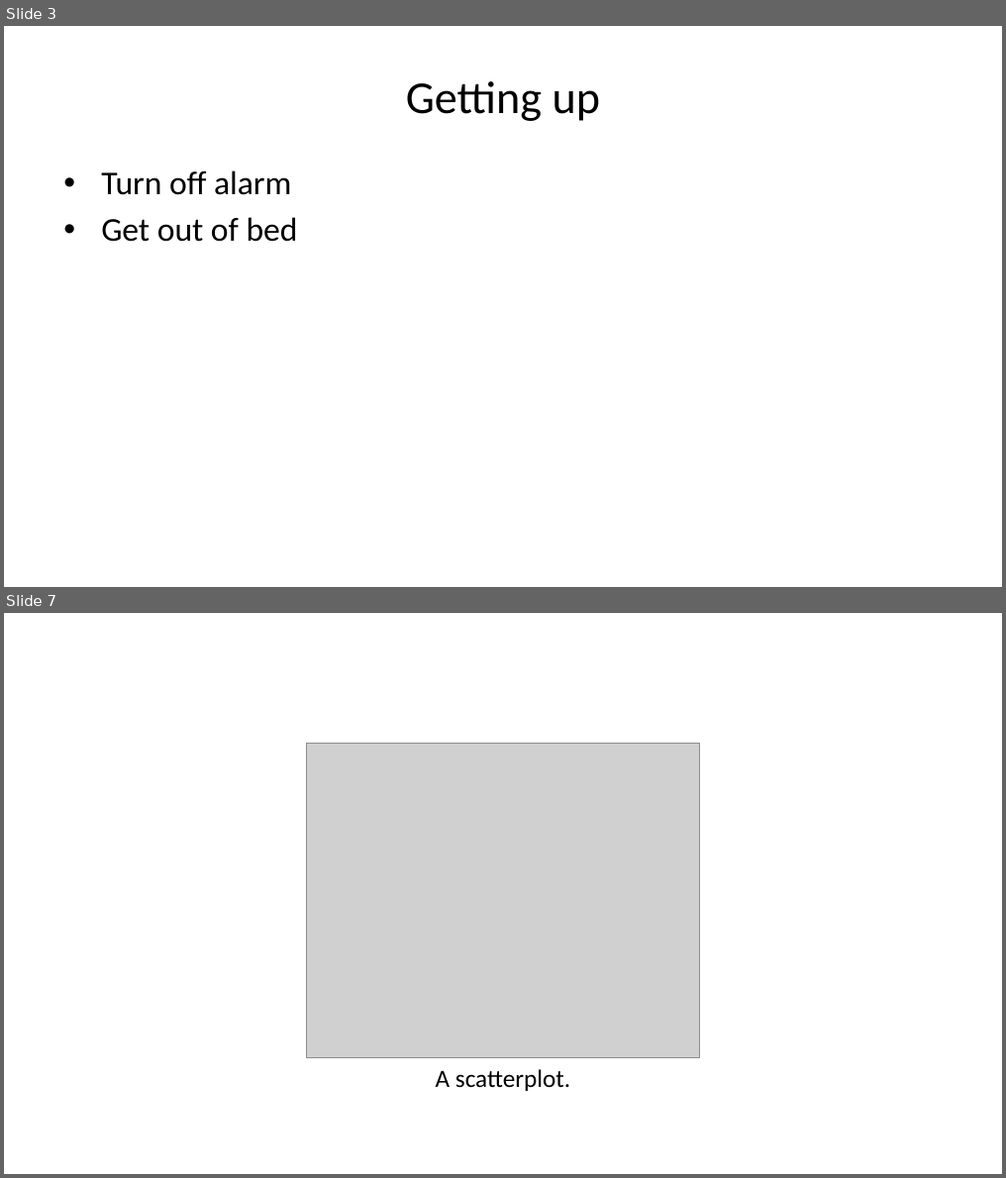
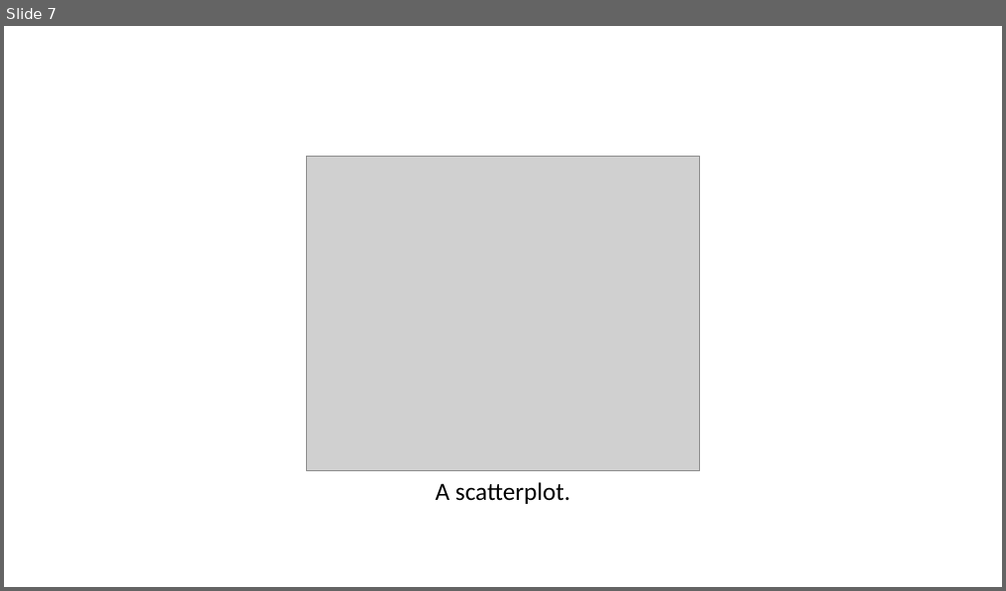
Before and after one commit to LASPUMSS/INVESTIGACION-PARA-OBTENER-EL-GRADO-DE-LICENCIATURA-EN-INGENIERIA-FINANCIERA-UMSS, a slide deck: RECURSOS-INVESTIGACION/PRESENTACION/PRESENTACION.pptx. Shown one above the other, each under a label of ours: slides 3 and 7 before the commit, slide 7 after it; the slides between them are not shown. The pictures are 1006x1178 and 1006x591 pixels, drawn with LibreOffice and Linux fonts; fonts in the diff are those of the drawing; grey boxes stand for pictures. Boxes give left, top, right and bottom in pixels: in the first picture for what was removed or moved away, otherwise in the second. Text is boxed around its words. In the diff, an @@ line names an element or a change of style, - is before the commit and + after.

```diff
--- a/RECURSOS-INVESTIGACION/PRESENTACION/PRESENTACION.pptx
+++ b/RECURSOS-INVESTIGACION/PRESENTACION/PRESENTACION.pptx
@@ slide 3 removed at [4,26,1002,587], background #FFFFFF @@
@@ title removed at [406,81,601,121] @@
-Getting up
@@ text removed at [101,171,298,242] @@
-• Turn off alarm
-• Get out of bed
```
Also in this commit, not shown: 7 slides added, 6 other slides removed, 1 other file.
